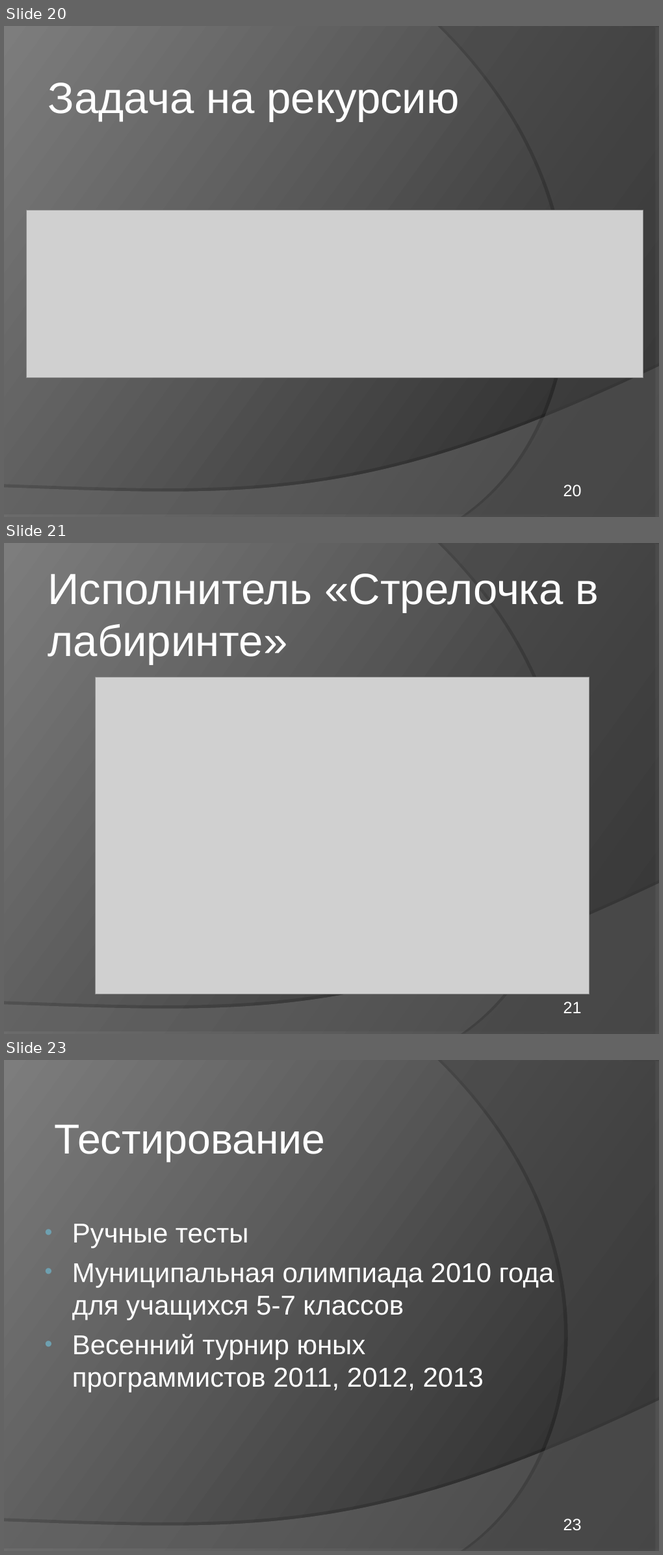
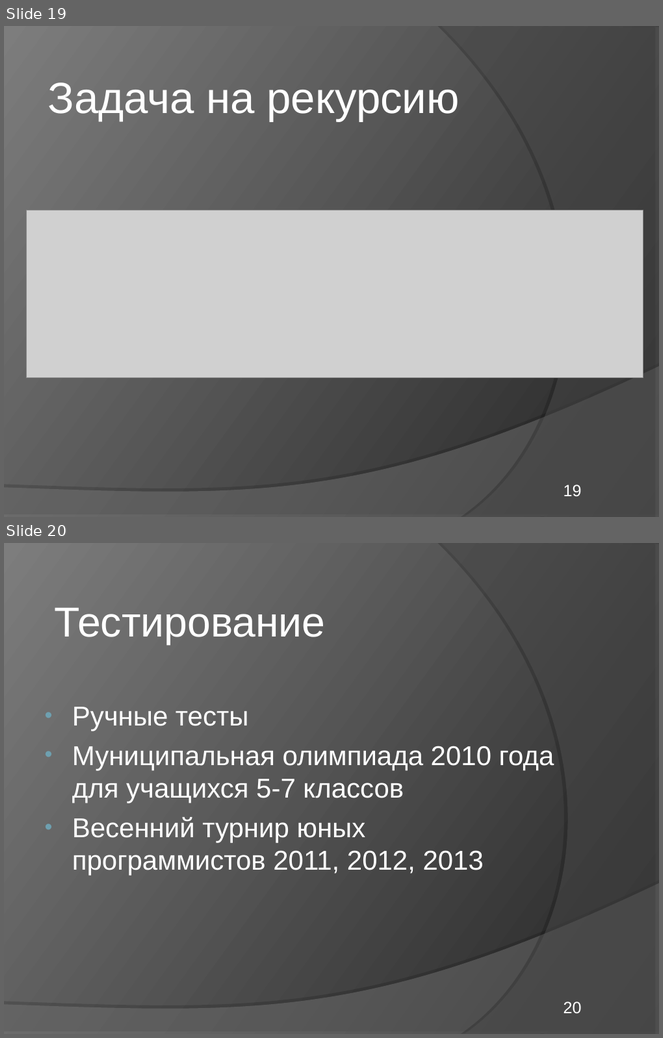
Before and after one commit to elvslv/DiplomaReport, a slide deck: C8503A_Vasilyeva_presentation.ppt. Shown one above the other, each under a label of ours: slides 20, 21 and 23 before the commit, slides 19 and 20 after it; the slides between them are not shown. The pictures are 663x1555 and 663x1038 pixels, drawn with LibreOffice and Linux fonts; fonts in the diff are those of the drawing; grey boxes stand for pictures. Boxes give left, top, right and bottom in pixels: in the first picture for what was removed or moved away, otherwise in the second. Text is boxed around its words. In the diff, an @@ line names an element or a change of style, - is before the commit and + after.

```diff
--- a/C8503A_Vasilyeva_presentation.ppt
+++ b/C8503A_Vasilyeva_presentation.ppt
@@ slide 21 removed at [4,543,659,1034], background gradient #242424 to #7D7D7D; not listed: 2 template elements that a slide beside it also shows @@
@@ text removed at [48,574,599,665] @@
-Исполнитель «Стрелочка в лабиринте»
@@ picture removed at [95,678,589,995] @@
@@ page number removed at [564,1002,582,1014] @@
-21
@@ what was slide 20 is now slide 19 @@
@@ page number at [564,485,582,497]: text changed @@
-20
+19
@@ what was slide 23 is now slide 20 @@
@@ page number at [564,1002,582,1014]: text changed @@
-23
+20
```
Also in this commit, not shown: 4 slides changed, 3 slides added, 5 other slides removed, 1 other file.
